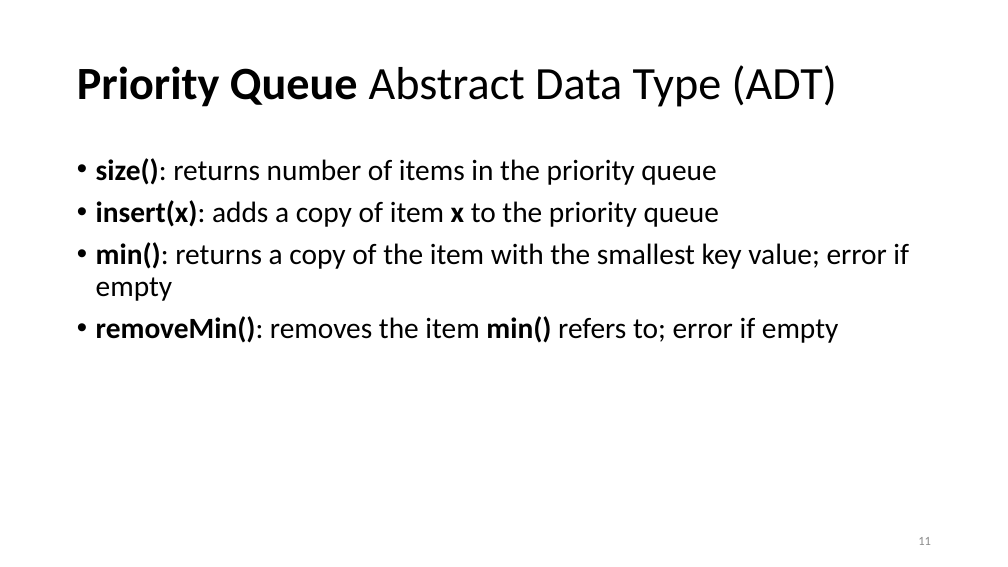
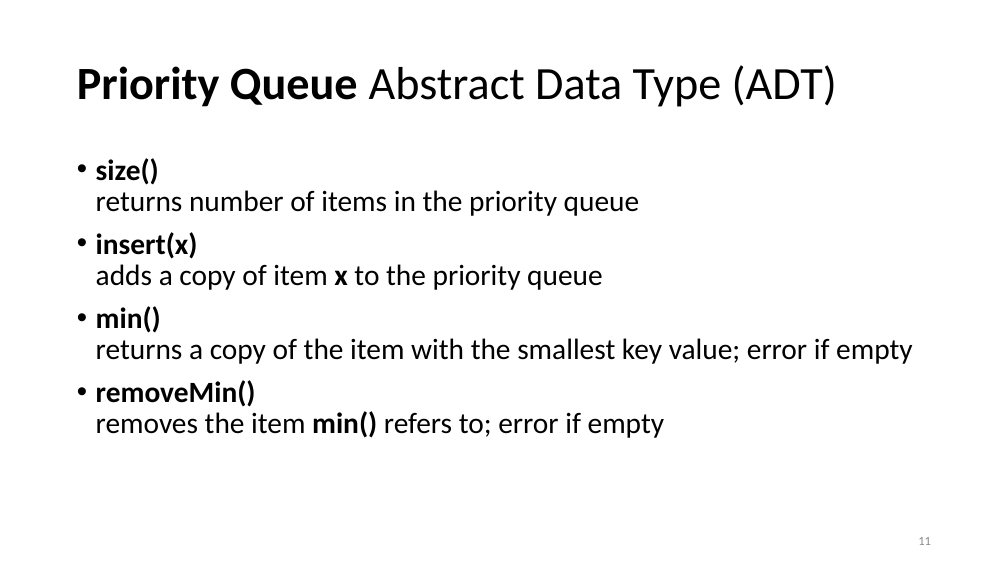
Before and after one commit to tjd1234/cmpt225fall2023, a slide deck: slide 11 of lecture_notes/week7/week7_priority_queues.pptx. Drawn at 1008x567 pixels with LibreOffice and Linux fonts; fonts in the diff are those of the drawing. Boxes give left, top, right and bottom in pixels: in the first picture for what was removed or moved away, otherwise in the second. Text is boxed around its words. In the diff, an @@ line names an element or a change of style, - is before the commit and + after.

Commit message:
updated

```diff
--- a/lecture_notes/week7/week7_priority_queues.pptx
+++ b/lecture_notes/week7/week7_priority_queues.pptx
@@ text at [96,158,912,438]: text changed @@
-• size(): returns number of items in the priority queue
-• insert(x): adds a copy of item x to the priority queue
-• min(): returns a copy of the item with the smallest key value; error if empty
-• removeMin(): removes the item min() refers to; error if empty
+• size()
+  returns number of items in the priority queue
+• insert(x)
+  adds a copy of item x to the priority queue
+• min()
+  returns a copy of the item with the smallest key value; error if empty
+• removeMin()
+  removes the item min() refers to; error if empty
```
Also in this commit, not shown: 23 other slides changed.
